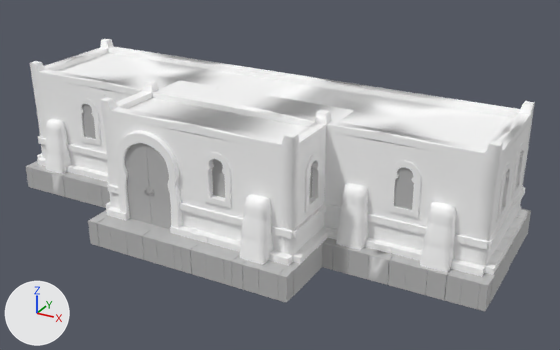
What one commit did to the FBX model Orisha-Unity/Assets/Graph/Environment/City/houss/Houss_05.fbx.
Both versions are drawn from a camera (50 mm lens) standing at (14.8, -24.1, 14.5) and looking at (1.3, 0.4, 2.2). The lights are fixed; the arrows at lower left show +X, +Y and +Z. Where no turn or scale is listed for an object, it has been applied to the vertices. Vertices at the same position are counted once.

Objects in the first picture: 'Houss_05'.
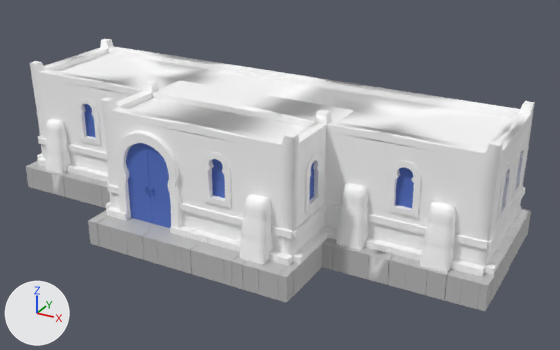
Boxes (x1, y1, x2, y2) around the edits, measured in the pictures (560 x 350 px; the box of a moved part takes in the faces that stretch with it):
part 1 of me_mesh, moved or reshaped
    before: (310, 170, 312, 196)
    after: (310, 164, 313, 198)
part 2 of me_mesh, moved or reshaped
    before: (395, 167, 413, 208)
    after: (397, 167, 414, 206)
part 3 of me_mesh, moved or reshaped (not visible before)
    after: (395, 169, 412, 208)
part 4 of me_mesh, moved or reshaped
    before: (83, 104, 96, 138)
    after: (85, 104, 95, 136)
part 5 of me_mesh, added
    after: (84, 104, 96, 138)
part 6 of me_mesh, moved or reshaped
    before: (125, 143, 225, 229)
    after: (124, 120, 225, 228)
part 7 of me_mesh, moved or reshaped
    before: (310, 144, 437, 218)
    after: (309, 147, 437, 217)
part 8 of me_mesh, recoloured
    before: (214, 159, 225, 196)
    after: (213, 159, 225, 196)

The change in detail:
Material 'blinn1' (mat_blinn1) is new.
Its base color is (0.0893, 0.168, 0.573) (blue #5472c7).
Its roughness is 0.749.
me_mesh is used by ob_houss_05; location (0.0, 0.0, 0.0).
me_mesh had 11110 vertices, 8648 faces and spanned x -10.3..10.3, y -4.5..4.5, z 0.0..5.6.
me_mesh no longer uses material mat_lambert1 (grey #bcbcbc).
me_mesh now has 10975 vertices, 8551 faces and spans x -10.3..10.3, y -4.5..4.5, z 0.0..5.6.
me_mesh part 1: the loose piece of 4 vertices spanning x 3.8, y -2.4..-1.6, z 2.6..4.3 is moved by (0.1, 0.0, 0.0), in mat_blinn1 (blue #5472c7).
me_mesh part 2: the loose piece of 4 vertices spanning x 6.6..7.4, y -1.0, z 2.6..4.3 is moved by (0.0, 0.1, 0.0), in mat_blinn1 (blue #5472c7).
me_mesh part 3: the loose piece of 114 vertices spanning x -3.8, y -2.4..-1.7, z 2.7..4.3 is turned -90 degrees about the z axis through its middle, then moved by (10.8, 1.2, 0.0), in mat_blinn1 (blue #5472c7).
me_mesh part 4: the loose piece of 4 vertices spanning x -7.4..-6.6, y -1.0, z 2.6..4.3 is moved by (0.0, 0.1, 0.0), in mat_blinn1 (blue #5472c7).
me_mesh part 5: the loose piece of 114 vertices spanning x -7.4..-6.6, y -1.1..-1.0, z 2.7..4.3 is copied, and the copy is turned 180 degrees about the z axis through its middle, then moved by (0.0, 0.1, 0.0), in mat_blinn1 (blue #5472c7); it spans x -7.4..-6.6, y -0.9, z 2.7..4.3.
me_mesh part 6: 248 vertices moved within x -4.0..1.4, y -3.6..-2.3, z 1.0..4.3; 507 vertices removed from x -3.1..1.3, y -3.7..-3.3, z 1.0..4.3; 593 vertices added at x -4.0..1.3, y -3.6..-1.6, z 1.0..4.3.
me_mesh part 7: 147 vertices moved from x 2.6..9.8, y -2.4..3.8, z 2.6..4.3 to x 2.6..9.8, y -2.5..3.8, z 2.6..4.3; 279 vertices removed from x 2.6..9.8, y -2.4..3.8, z 2.7..4.3; 165 vertices added at x 2.6..9.8, y -2.4..3.7, z 2.6..4.3.
me_mesh part 8: 11 faces spanning x -3.4..9.8, y -3.3..3.7, z 2.6..4.3 switch from mat_lambert14 (grey #bcbcbc) to mat_blinn1 (blue #5472c7).
